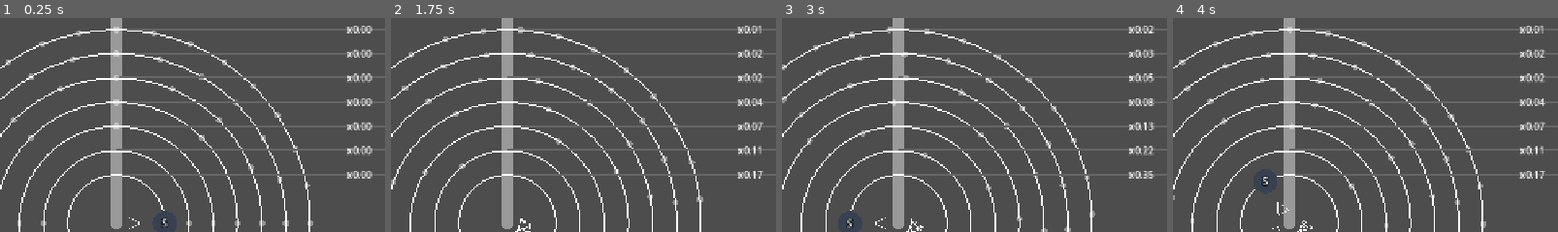
Above: before the commit, frames 1-4 (left to right).
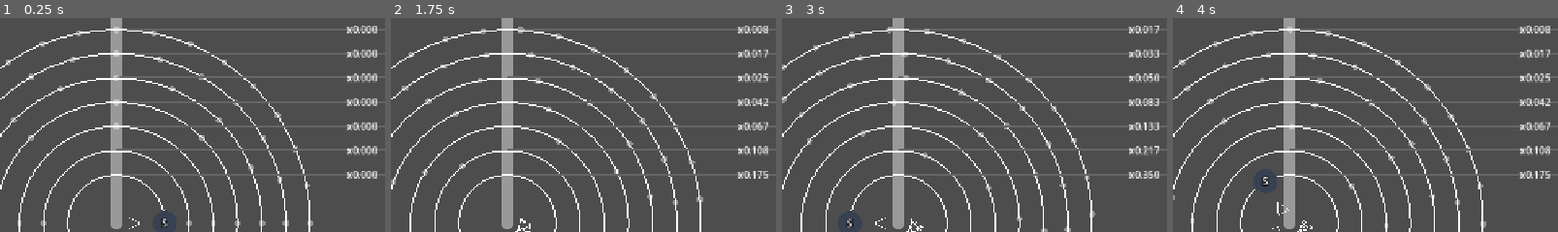
Above: after the commit, the same moments.

Repository: kamikoloss/syzygy
Game: Godot game, scene res://scenes/main.tscn
Two runs of this game, one before a commit and one after it. Both use one fixed random seed, a clock stepped at 60 frames per second and the inputs below.
Inputs:
- Up to frame 1 (0.25 s): no input
- Up to frame 2 (1.75 s): click "STOP" at 0.5 s; click "PLAY" at 1.25 s
- Up to frame 3 (3 s): click "PLAY" at 2 s; click "STOP" at 2.75 s
- Up to frame 4 (4 s): click "PLAY" at 3.5 s
The pictures show only the part of the screen within x 35-85%, y 3-53%; the shares and areas given below are measured in that part.

The runs differ from the first frame. In frame 1, 0.3% of the frame differs, in the area x 96-98%, y 3-76%; in frame 2, 0.4%, in the area x 95-98%, y 3-76%; in frame 3, 0.3%; in frame 4, 0.4%.

Commit message:
update to prevent sensing when stopped

Diff:
--- a/scenes/main.gd
+++ b/scenes/main.gd
@@ -41,6 +41,7 @@
             int(total_time_sec * 1000) % 1000,
         ]
 
+var _is_game_playing := false
 var _is_game_started := false
 var _is_game_cleard := false
 var _label_score_sum: Label
@@ -77,11 +78,13 @@
     for node in _rails_parent.get_children():
         if node is Rail:
             var label: Label = _label_line_speed_parent.get_child(rail_index)
-            label.text = "x%1.2f" % [node.rotate_speed]
+            label.text = "x%1.3f" % [node.rotate_speed]
             rail_index += 1
 
 
 func _on_chip_sensed(chip: Chip) -> void:
+    if not _is_game_playing:
+        return
     if not _is_game_started:
         return
 
@@ -120,15 +123,19 @@
 
 func _on_button_play_pressed() -> void:
     print("[Main] play.")
+    _is_game_playing = true
+    if not _is_game_started:
+        _is_game_started = true
+
     for node in _rails_parent.get_children():
         if node is Rail:
             node.start_rotate()
-    if not _is_game_started:
-        _is_game_started = true
 
 
 func _on_button_stop_pressed() -> void:
     print("[Main] stop.")
+    _is_game_playing = false
+
     for node in _rails_parent.get_children():
         if node is Rail:
             node.stop_rotate()
